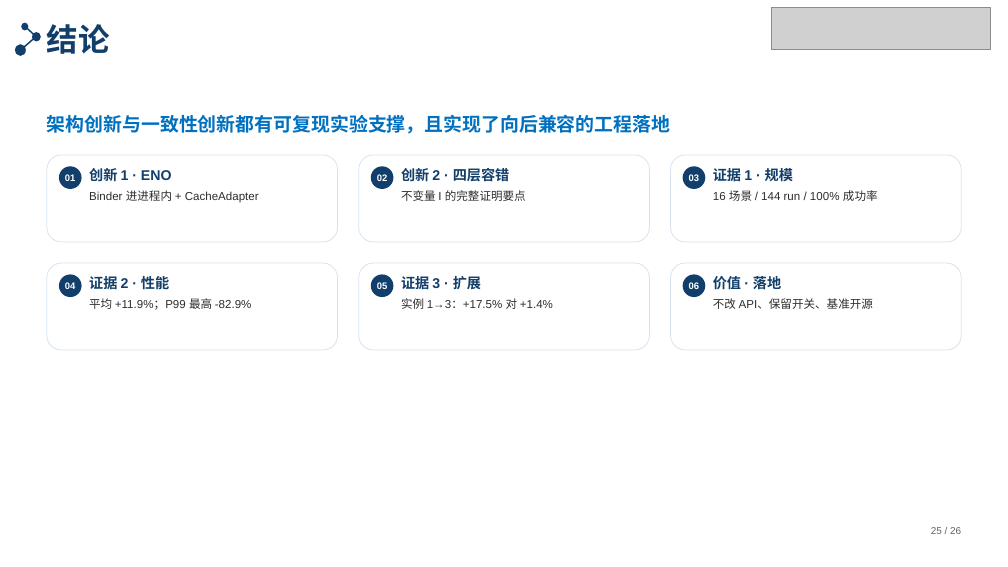
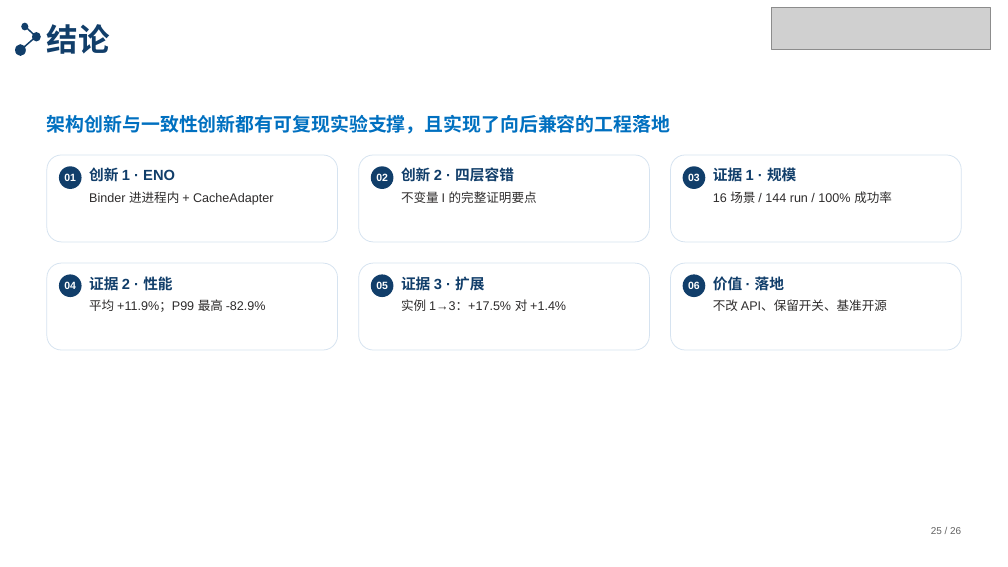
Before and after one commit to tengfei86/godel-scheduler, a slide deck: slide 25 of docs/thesis/defense/答辩PPT-北航模板版.pptx. Drawn at 1008x567 pixels with LibreOffice and Linux fonts; fonts in the diff are those of the drawing; grey boxes stand for pictures. Boxes give left, top, right and bottom in pixels: in the first picture for what was removed or moved away, otherwise in the second. Text is boxed around its words. In the diff, an @@ line names an element or a change of style, - is before the commit and + after.

```diff
--- a/docs/thesis/defense/答辩PPT-北航模板版.pptx
+++ b/docs/thesis/defense/答辩PPT-北航模板版.pptx
@@ text "创新 1 · ENO" at <box>89,167,273,205</box>: size 13.5 to 14 pt in "创新 1 · ENO"; size 11 to 12 pt in "Binder 进进程内 + CacheAdapter" @@
@@ text "创新 2 · 四层容错" at <box>401,166,537,203</box>: size 13.5 to 14 pt in "创新 2 · 四层容错"; size 11 to 12 pt in "不变量 I 的完整证明要点" @@
@@ text "证据 1 · 规模" at <box>713,166,892,203</box>: size 13.5 to 14 pt in "证据 1 · 规模"; size 11 to 12 pt in "16 场景 / 144 run / 100% ..." @@
@@ text "证据 2 · 性能" at <box>89,274,266,312</box>: size 13.5 to 14 pt in "证据 2 · 性能"; size 11 to 12 pt in "平均 +11.9%；P99 最高 -82.9%" @@
@@ text "证据 3 · 扩展" at <box>401,274,566,311</box>: size 13.5 to 14 pt in "证据 3 · 扩展"; size 11 to 12 pt in "实例 1→3：+17.5% 对 +1.4%" @@
@@ size 9 to 10 pt in 6 elements at <box>59,166,82,189</box>, <box>371,166,394,189</box>, <box>682,166,705,189</box>, <box>59,274,82,297</box>, <box>371,274,394,297</box>, <box>682,274,705,297</box> @@
@@ text "价值 · 落地" at <box>713,276,887,311</box>: size 13.5 to 14 pt in "价值 · 落地"; size 11 to 12 pt in "不改 API、保留开关、基准开源" @@
```
Also in this commit, not shown: 3 other slides changed, 2 other files.
